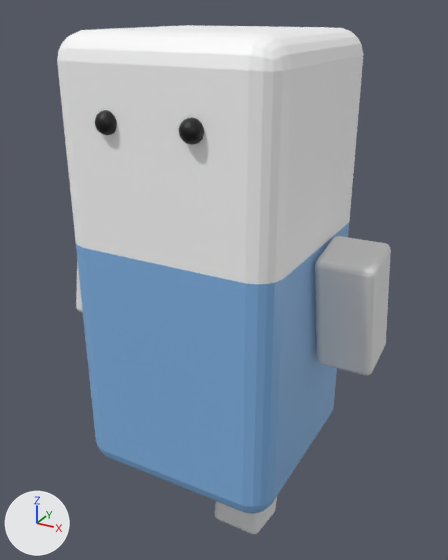
What one commit did to the glTF model public/models/character.glb.
Both versions are drawn from a 50 mm camera at (2.91, -5.22, 5.49) aimed at (0.04, 0.0, 2.87). Arrows for +X, +Y and +Z are at lower left; the lights stay in place. Where no turn or scale is listed for an object, it has been applied to the vertices. Vertices at the same position are counted once.

Objects in the first picture: 'Body', 'Head', 'Left Arm', 'Right Arm', 'Right Leg', 'Sphere.001', 'Sphere.002'.
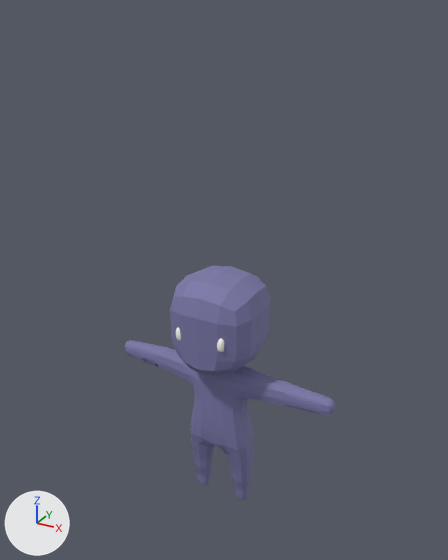
Location of each change, [x1, y1, x2, y2] in pixels of the pictures (448 x 560 px):
'Head', deleted: before [57, 25, 363, 284]
'Body', reshaped, moved, rescaled: before [76, 223, 349, 514]; after [125, 266, 335, 500]
'Right Arm', deleted: before [315, 236, 391, 375]
'Right Leg', deleted: before [215, 497, 277, 534]
'Sphere.001', deleted: before [179, 117, 204, 145]
'Sphere.002', deleted: before [95, 110, 117, 135]
'Left Arm', deleted: before [76, 261, 83, 313]

Edits to the bpy script that builds the scene:
```text
Add mat_skin:
    mat_skin = principled_material('Skin')
    mat_skin.base_color = (0.19, 0.184, 0.384)  # blue #7977a7
    mat_skin.roughness = 0.69
Add mat_face:
    mat_face = principled_material('Face')
    mat_face.base_color = (1.0, 1.0, 0.94)  # white #fffff8
    mat_face.roughness = 0.69
Change me_cube_015:
    used by ob_body; location = (-0.11, -0.06, 2.36); scale = (2.0, 2.0, 2.0)
    remove me_cube_015.from_pydata(...)  # 316 vertices, 594 faces; spans x -0.474..0.599, y -0.537..0.537, z -0.73..0.546
    remove me_cube_015.materials.append(mat_body)  # blue #84b6e7
    add me_cube_015.from_pydata(...)  # 1003 vertices, 1947 faces; spans x -0.894..0.905, y -0.341..0.326, z 0.006..2.008
    me_cube_015 part 1: 316 vertices removed from x -0.474..0.599, y -0.537..0.537, z -0.73..0.546; 1003 vertices added at x -0.894..0.905, y -0.341..0.326, z 0.006..2.008
    add me_cube_015.materials.append(mat_skin)  # blue #7977a7
    add me_cube_015.materials.append(mat_face)  # white #fffff8
Remove ob_head:
    ob_head = bpy.data.objects.new('Head', me_cube_014)
    ob_head.location = (-0.11, -0.06, 2.36)
Change ob_body:
    ob_body.location: (-0.11, -0.06, 2.36) -> (0.0, 0.0, 0.0)
    ob_body.scale: (2.0, 2.0, 2.0) -> (1.48, 1.48, 1.48)
Remove ob_left_arm:
    ob_left_arm = bpy.data.objects.new('Left Arm', me_cube_002)
    ob_left_arm.location = (-1.39, -0.15, 2.69)
Remove ob_right_arm:
    ob_right_arm = bpy.data.objects.new('Right Arm', me_cube_003)
    ob_right_arm.location = (1.37, 0.11, 2.68)
Remove ob_right_leg:
    ob_right_leg = bpy.data.objects.new('Right Leg', me_cube_005)
    ob_right_leg.location = (0.41, -0.15, 0.45)
Remove ob_sphere_001:
    ob_sphere_001 = bpy.data.objects.new('Sphere.001', me_sphere_001)
    ob_sphere_001.location = (0.39, -1.15, 4.62)
Remove ob_sphere_002:
    ob_sphere_002 = bpy.data.objects.new('Sphere.002', me_sphere_002)
    ob_sphere_002.location = (-0.44, -1.13, 4.62)
```
